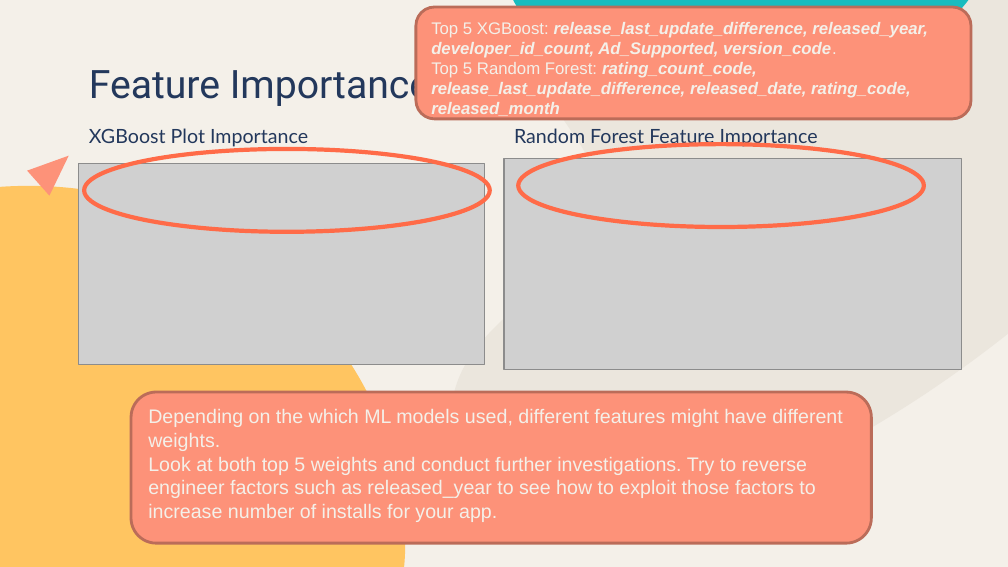
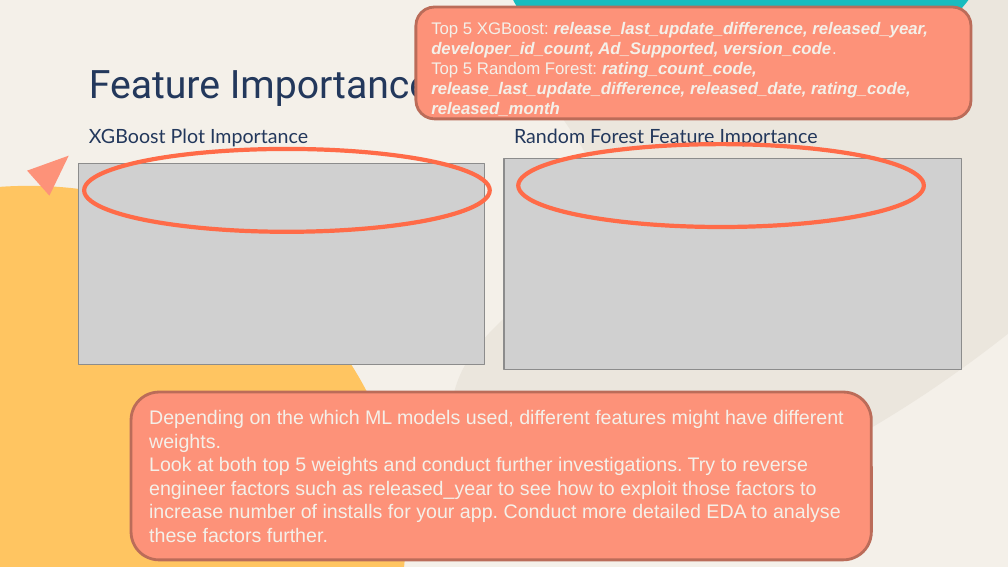
Before and after one commit to LiyanaRoslie/google-apps-ml, a slide deck: slide 27 of Final_Presentation.pptx (slide 25 before the commit). Drawn at 1008x567 pixels with LibreOffice and Linux fonts; fonts in the diff are those of the drawing; grey boxes stand for pictures. Boxes give left, top, right and bottom in pixels: in the first picture for what was removed or moved away, otherwise in the second. Text is boxed around its words. In the diff, an @@ line names an element or a change of style, - is before the commit and + after.

```diff
--- a/Final_Presentation.pptx
+++ b/Final_Presentation.pptx
@@ rounded rectangle "Depending on the which ML ...": place and size @@
-rounded rectangle "Depending on the which ML ..." at box(131, 392, 871, 543)
+rounded rectangle "Depending on the which ML ..." at box(131, 392, 871, 560)
@@ text in rounded rectangle at box(149, 457, 841, 542): text changed @@
-Look at both top 5 weights and conduct further investigations. Try to reverse engineer factors such as released_year to see how to exploit those factors to increase number of installs for your app.
+Look at both top 5 weights and conduct further investigations. Try to reverse engineer factors such as released_year to see how to exploit those factors to increase number of installs for your app. Conduct more detailed EDA to analyse these factors further.
```
Also in this commit, not shown: 11 other slides changed, 2 slides added.
